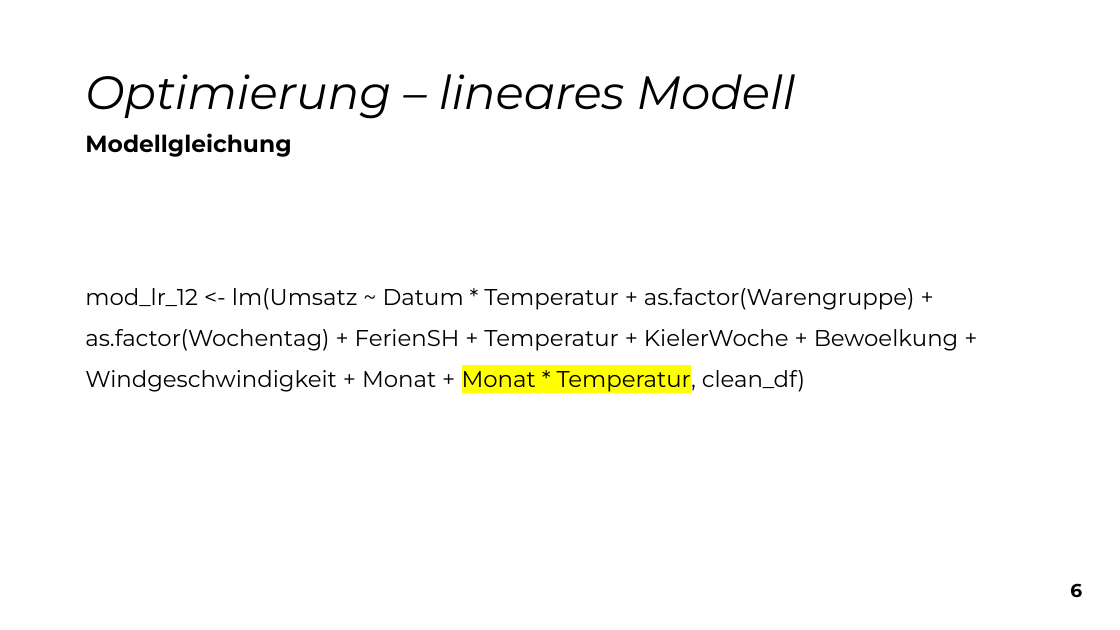
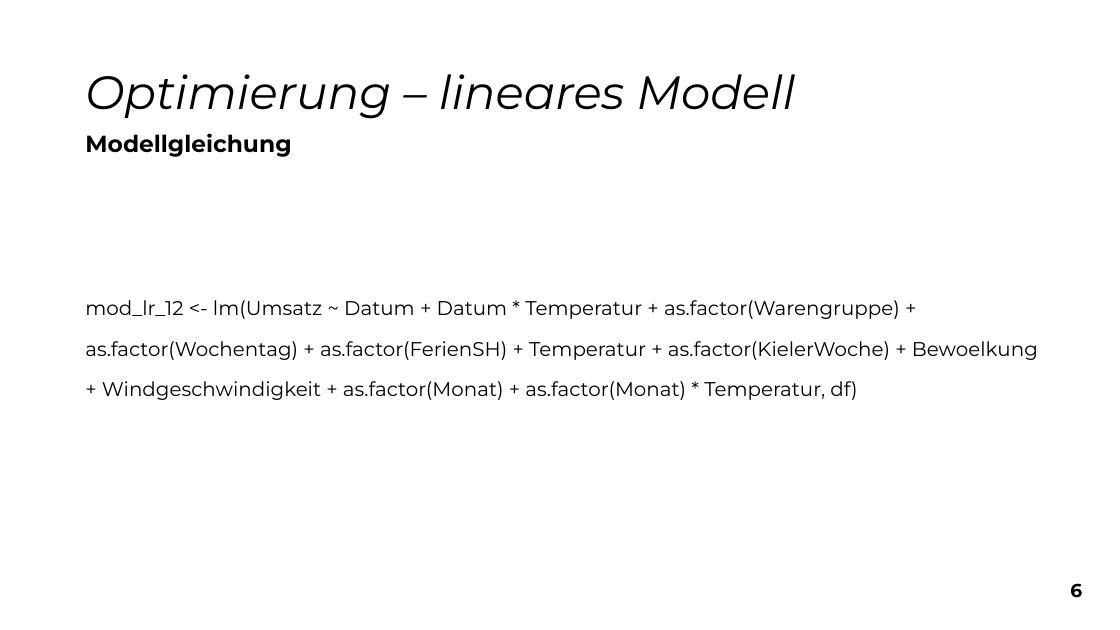
Before and after one commit to snw7/OC1-team-1, a slide deck: slide 8 of praesentation/abschluss-praesentation.pptx (slide 7 before the commit). Drawn at 1120x630 pixels with LibreOffice and Linux fonts; fonts in the diff are those of the drawing. Boxes give left, top, right and bottom in pixels: in the first picture for what was removed or moved away, otherwise in the second. Text is boxed around its words. In the diff, an @@ line names an element or a change of style, - is before the commit and + after.

Commit message:
Update :)

```diff
--- a/praesentation/abschluss-praesentation.pptx
+++ b/praesentation/abschluss-praesentation.pptx
@@ text at (85,300,1038,400): text changed; size 19.6 to 17 pt @@
-mod_lr_12 <- lm(Umsatz ~ Datum * Temperatur + as.factor(Warengruppe) + as.factor(Wochentag) + FerienSH + Temperatur + KielerWoche + Bewoelkung + Windgeschwindigkeit + Monat + Monat * Temperatur, clean_df)
+mod_lr_12 <- lm(Umsatz ~ Datum + Datum * Temperatur + as.factor(Warengruppe) + as.factor(Wochentag) + as.factor(FerienSH) + Temperatur + as.factor(KielerWoche) + Bewoelkung + Windgeschwindigkeit + as.factor(Monat) + as.factor(Monat) * Temperatur, df)
```
Also in this commit, not shown: 3 other slides changed, 1 slide added.
